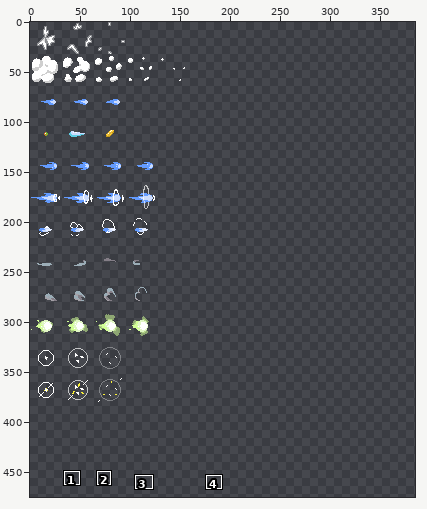
Two states of a sprite sheet, Assets/Data/Vfx/vfx_x32.png. The first picture is a wide view before the edit; the outline marks the close-up.
Close-up. As it was:
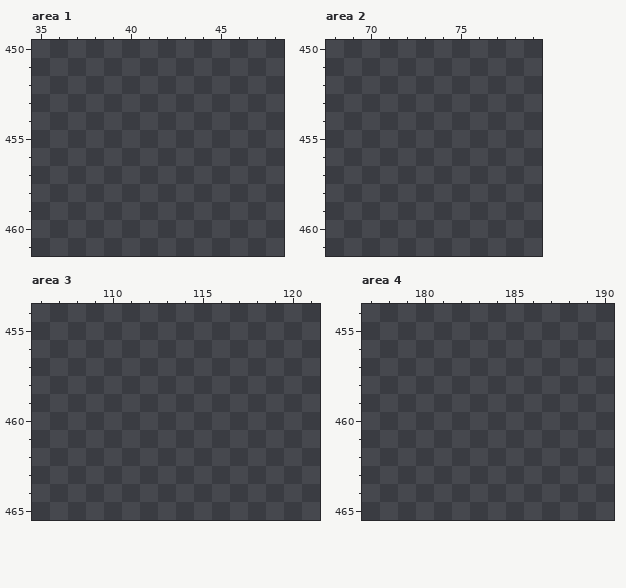
The file is 512x512 pixels. Colours within 5 levels of each other are drawn and written as one. Shown: area 1: x 35..48, y 450..461; area 2: x 68..79, y 450..461; area 3: x 106..121, y 454..465; area 4: x 177..190, y 454..465. The old version is drawn lined up with the new one. The wide view leaves out empty margins. The commit also changed other parts of the picture, which this record leaves out.
Palette (. is transparent): 
After:
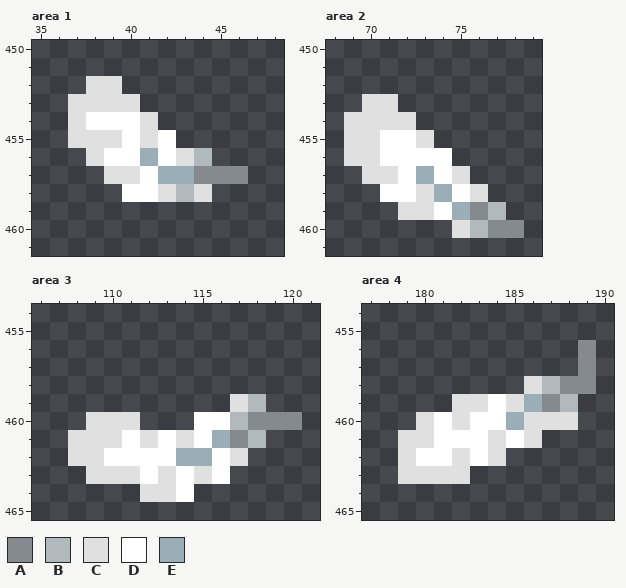
Colours new in this view: A #848a8d  B #b1b9bd  C #e0e0e0  D #ffffff  E #9badb7
Changes in this commit:
drawings rearranged on the sheet (the old picture shows each at its new place)
Area 1:
y 452: x 38..39 .. -> CC
y 453: x 37..40 .... -> CCCC
y 454: x 37..41 ..... -> CDDDC
y 455: x 37..42 ...... -> CCCDCD
y 456: x 38..44 ....... -> CDDEDCB
y 457: x 39..46 ........ -> CCDEEAAA
y 458: x 40..44 ..... -> DDCBC
Area 2:
y 453: x 70..71 .. -> CC
y 454: x 69..72 .... -> CCCC
y 455: x 69..73 ..... -> CCDDC
y 456: x 69..74 ...... -> CCDDDD
y 457: x 70..75 ...... -> CCDEDC
y 458: x 71..76 ...... -> DDCEDC
y 459: x 72..77 ...... -> CCDEAB
y 460: x 75..78 .... -> CBAA
Area 3:
y 459: x 117..118 .. -> CB
y 460: x 109..111 ... -> CCC; x 115..120 ...... -> DDBAAA
y 461: x 108..118 ........... -> CCCDCDCDEAB
y 462: x 108..117 .......... -> CCDDDDEEDC
y 463: x 109..116 ........ -> CCCDCDCD
y 464: x 112..114 ... -> CCD
Area 4:
y 456..457: x 189 . -> A
y 458: x 186..189 .... -> CBAA
y 459: x 182..188 ....... -> CCDCEAB
y 460: x 180..188 ......... -> CDCDDECCC
y 461: x 179..186 ........ -> CCDDDCDC
y 462: x 179..184 ...... -> CDDCDC
y 463: x 179..182 .... -> CCCC
Where, in picture pixels (left, top, right, bottom), the same in both close-ups:
added: (68, 76, 248, 202)
added: (344, 94, 524, 238)
added: (68, 394, 302, 502)
added: (398, 340, 596, 484)
